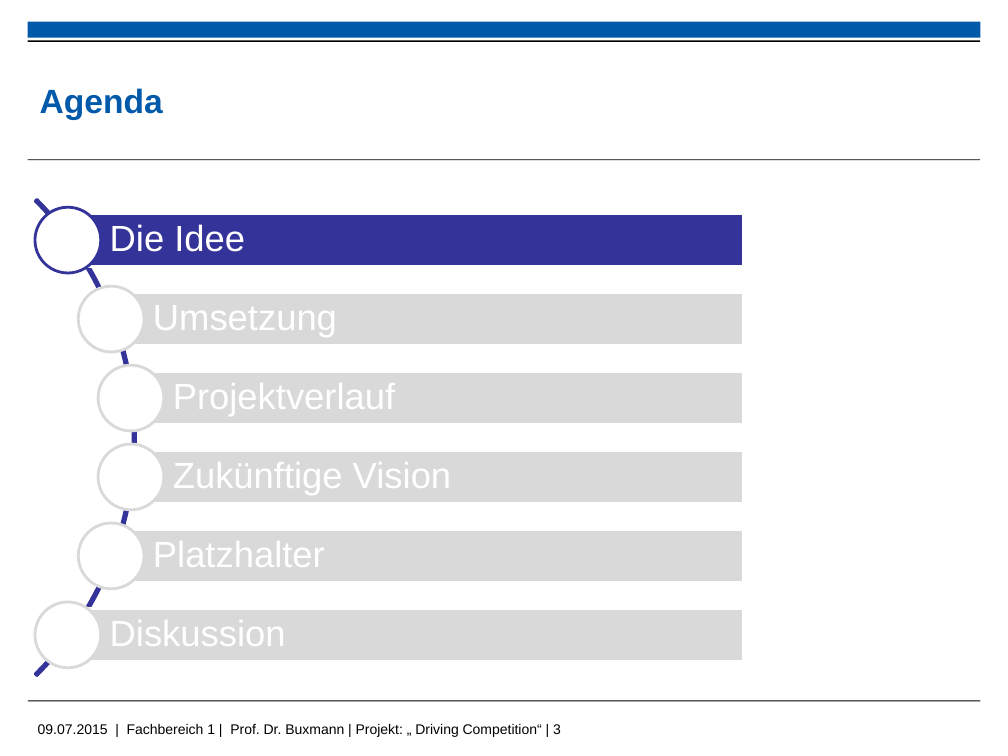
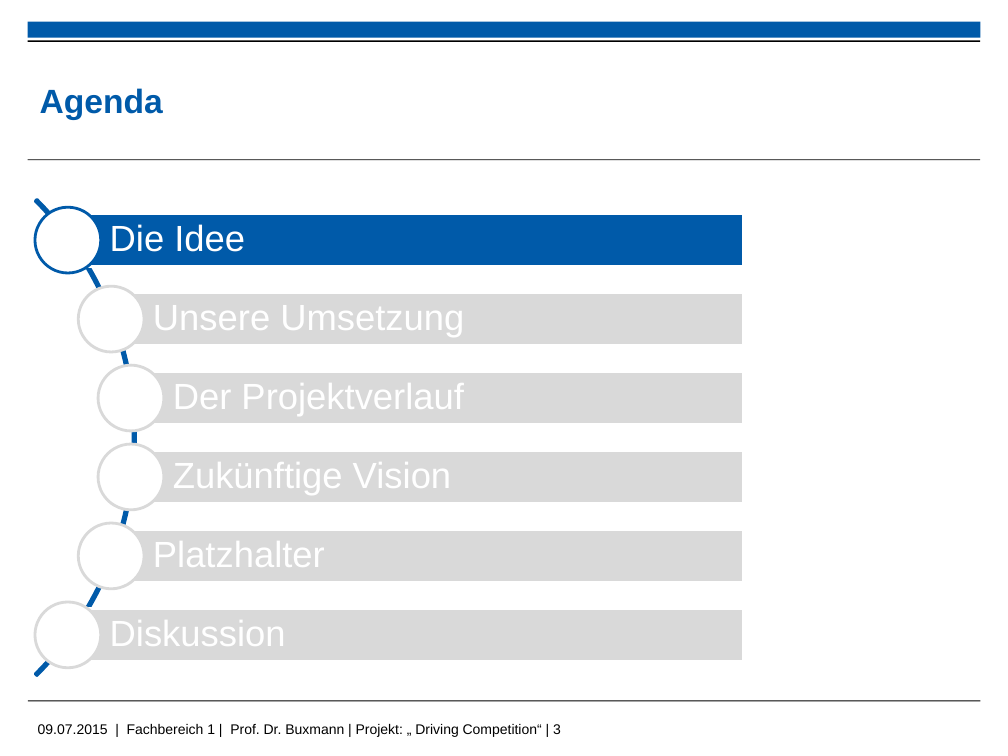
Before and after one commit to kolhagen/drivingcompetition, a slide deck: slide 3 of Big Data - Driving Compitiion.pptx. Drawn at 1008x756 pixels with LibreOffice and Linux fonts; fonts in the diff are those of the drawing; background and template pictures are left out. Boxes give left, top, right and bottom in pixels: in the first picture for what was removed or moved away, otherwise in the second. Text is boxed around its words. In the diff, an @@ line names an element or a change of style, - is before the commit and + after.

```diff
--- a/Big Data - Driving Compitiion.pptx
+++ b/Big Data - Driving Compitiion.pptx
@@ arch (boxed as its full ring) at bbox=[0, 101, 136, 756]: outline #333399 2 pt to #005AA9 2 pt @@
@@ ellipse at bbox=[35, 208, 101, 273]: outline #333399 2 pt to #005AA9 2 pt @@
@@ rectangle at bbox=[68, 214, 743, 266]: fill #333399 to #005AA9 @@
@@ text at bbox=[153, 298, 464, 339]: text changed @@
-Umsetzung
+Unsere Umsetzung
@@ text at bbox=[173, 377, 463, 418]: text changed @@
-Projektverlauf
+Der Projektverlauf
```
Also in this commit, not shown: 8 other slides changed, 1 other file.
